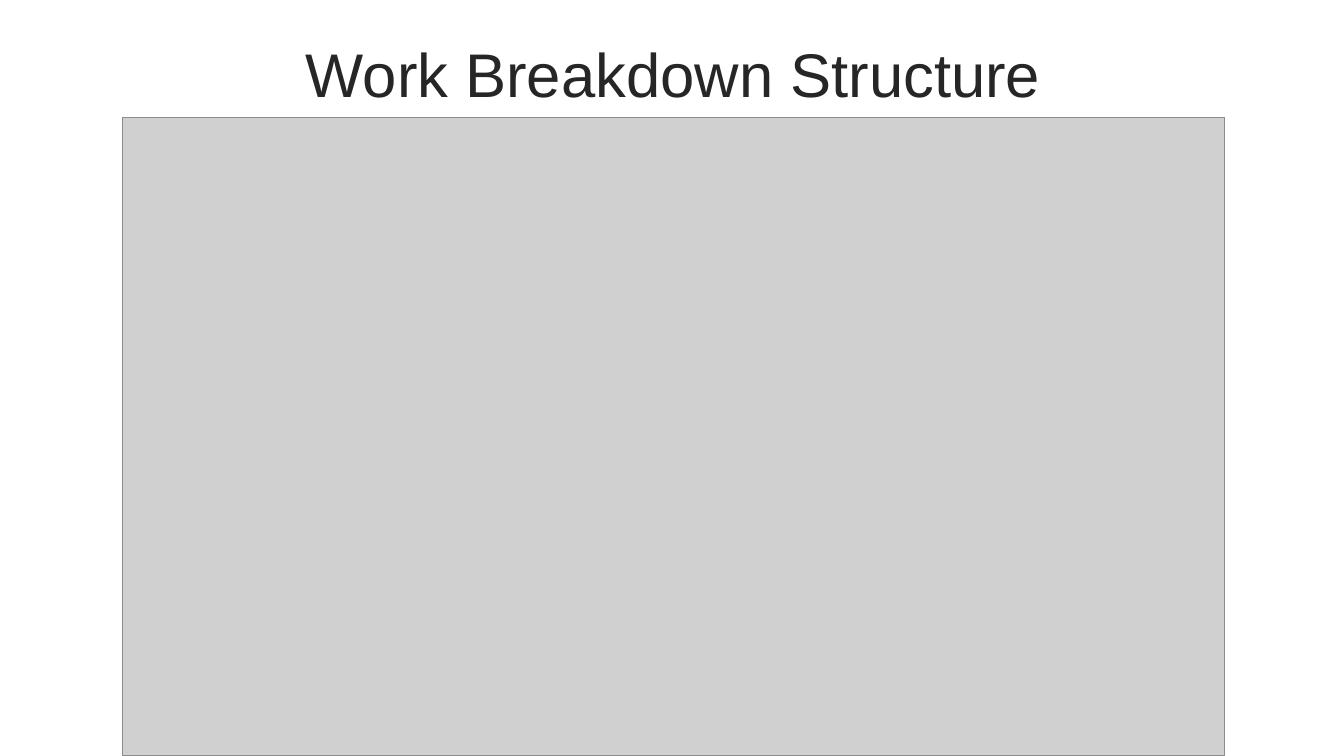
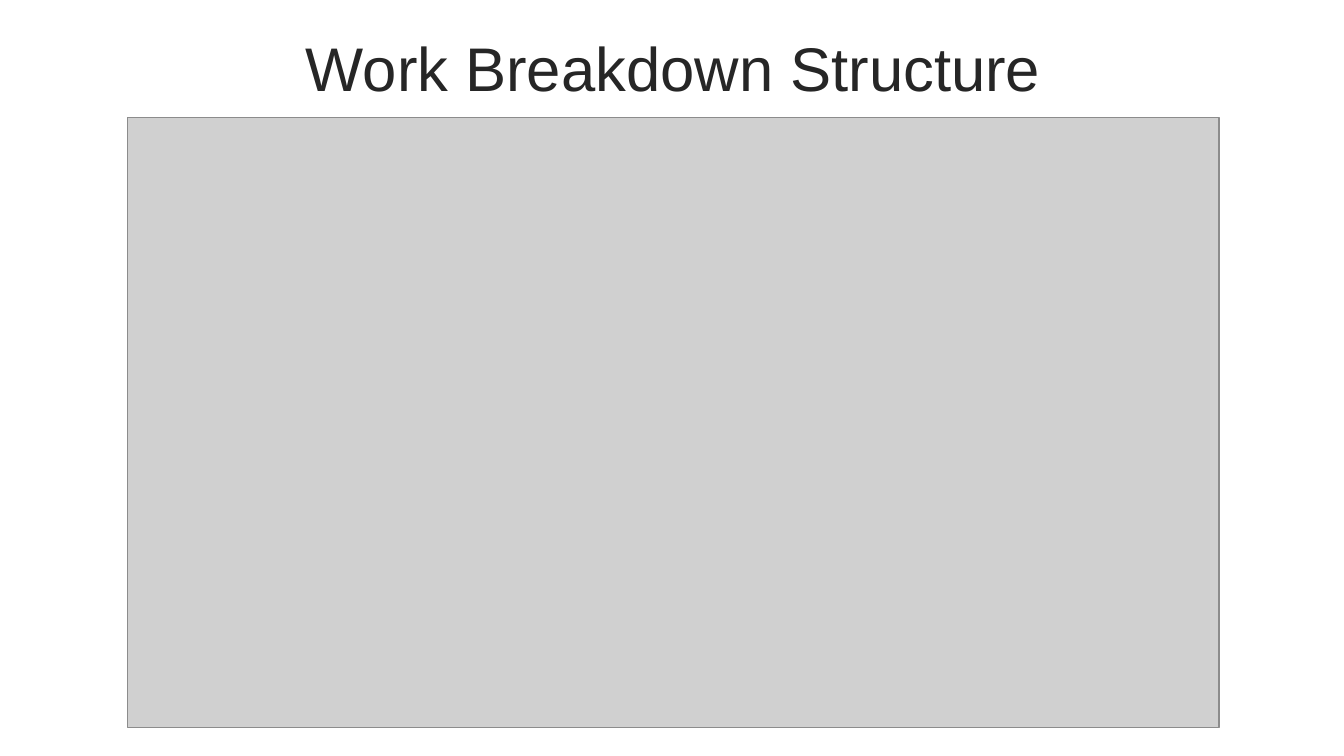
Before and after one commit to thaihavan/capstone_project, a slide deck: slide 12 of sources/docs/TripSharing.pptx (slide 11 before the commit). Drawn at 1344x756 pixels with LibreOffice and Linux fonts; fonts in the diff are those of the drawing; grey boxes stand for pictures. Boxes give left, top, right and bottom in pixels: in the first picture for what was removed or moved away, otherwise in the second. Text is boxed around its words. In the diff, an @@ line names an element or a change of style, - is before the commit and + after.

```diff
--- a/sources/docs/TripSharing.pptx
+++ b/sources/docs/TripSharing.pptx
@@ text "Work Breakdown Structure": place and size @@
-text "Work Breakdown Structure" at (306, 52, 1040, 98)
+text "Work Breakdown Structure" at (306, 46, 1040, 92)
@@ picture: place and size @@
-picture at (122, 117, 1225, 755)
+picture at (128, 117, 1219, 727)
```
Also in this commit, not shown: 10 other slides changed, 3 slides added, 3 other files.
